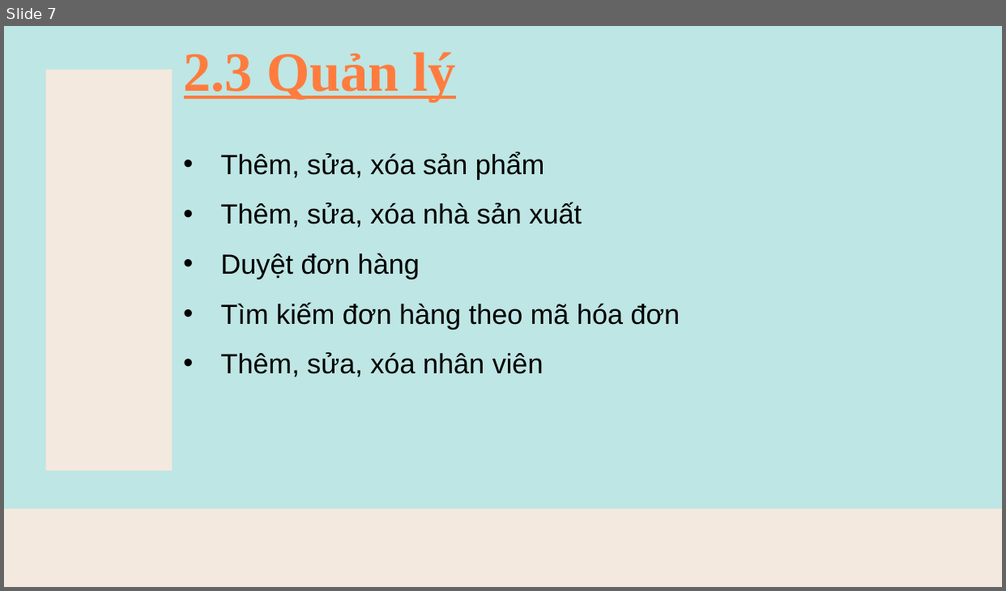
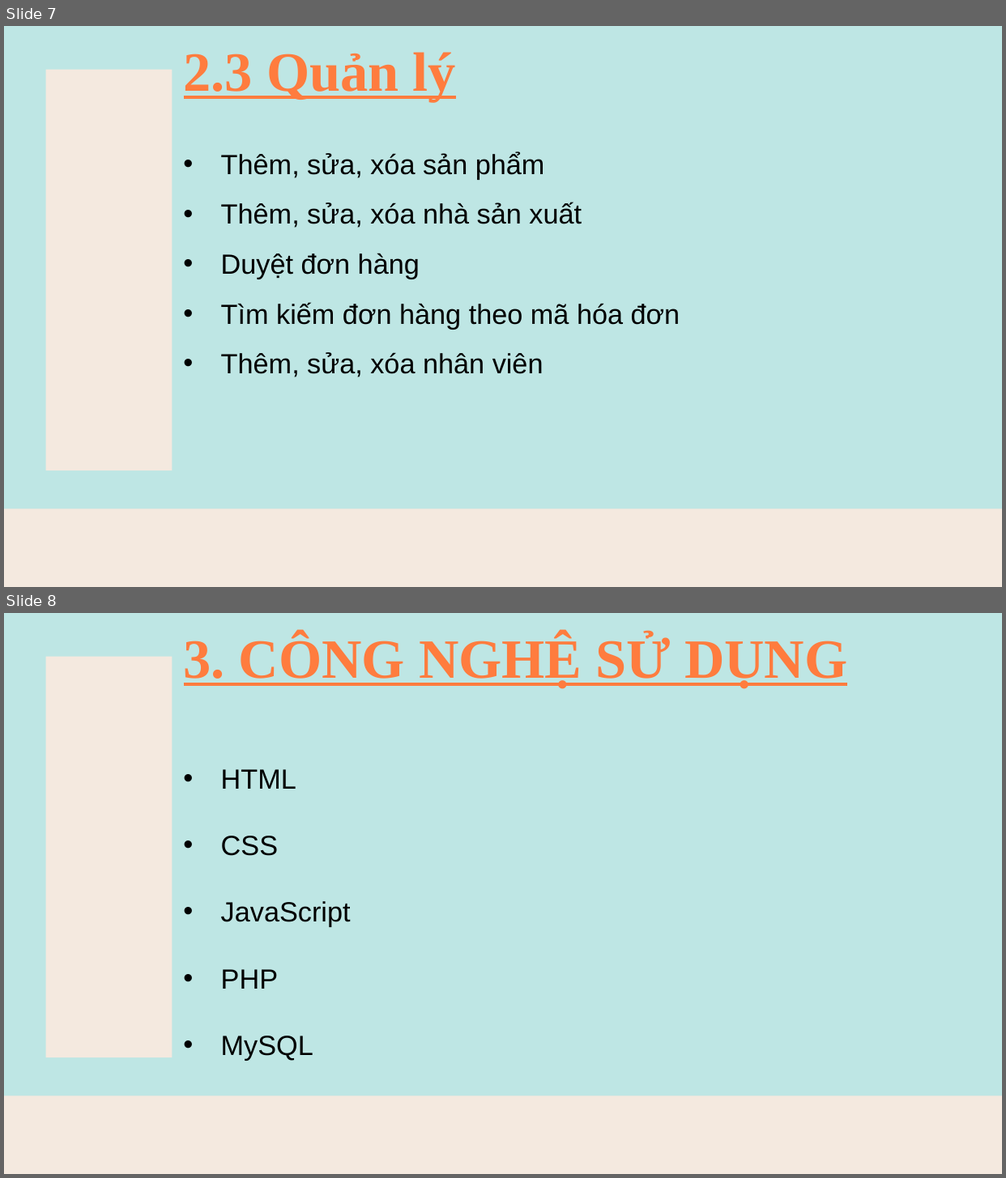
Before and after one commit to xhoang0509/project_php_basic, a slide deck: document/THUYẾT TRÌNH.pptx. Shown one above the other, each under a label of ours: slide 7 before the commit, slides 7 and 8 after it. The pictures are 1006x591 and 1006x1178 pixels, drawn with LibreOffice and Linux fonts; fonts in the diff are those of the drawing. Boxes give left, top, right and bottom in pixels: in the first picture for what was removed or moved away, otherwise in the second. Text is boxed around its words. In the diff, an @@ line names an element or a change of style, - is before the commit and + after.

```diff
--- a/document/THUYẾT TRÌNH.pptx
+++ b/document/THUYẾT TRÌNH.pptx
@@ slide 8 added at [4,613,1002,1174], background #A5DDDA at 72% opacity; not listed: 2 template elements that a slide beside it also shows @@
@@ title added at [184,635,847,689], 40 pt, text #FF7C3E, bold, underline @@
+3. CÔNG NGHỆ SỬ DỤNG
@@ text added at [221,769,351,1060], 20 pt, text #000000 @@
+• HTML
+• CSS
+• JavaScript
+• PHP
+• MySQL
```
Also in this commit, not shown: 7 slides changed.
